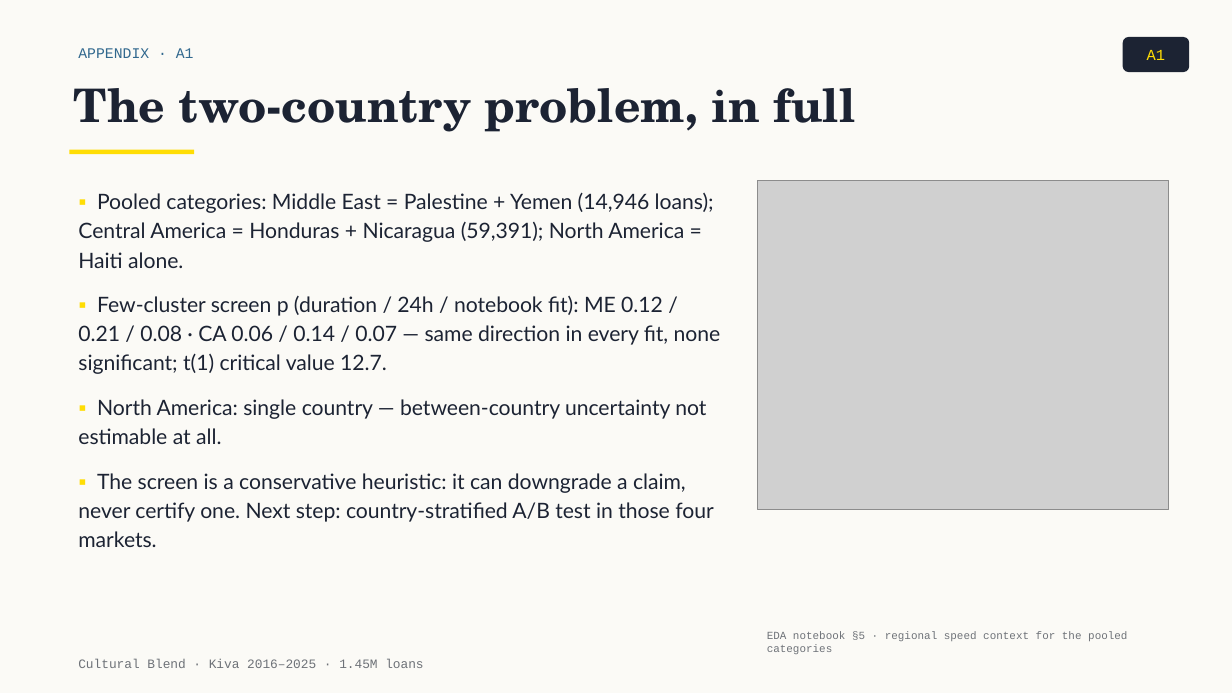
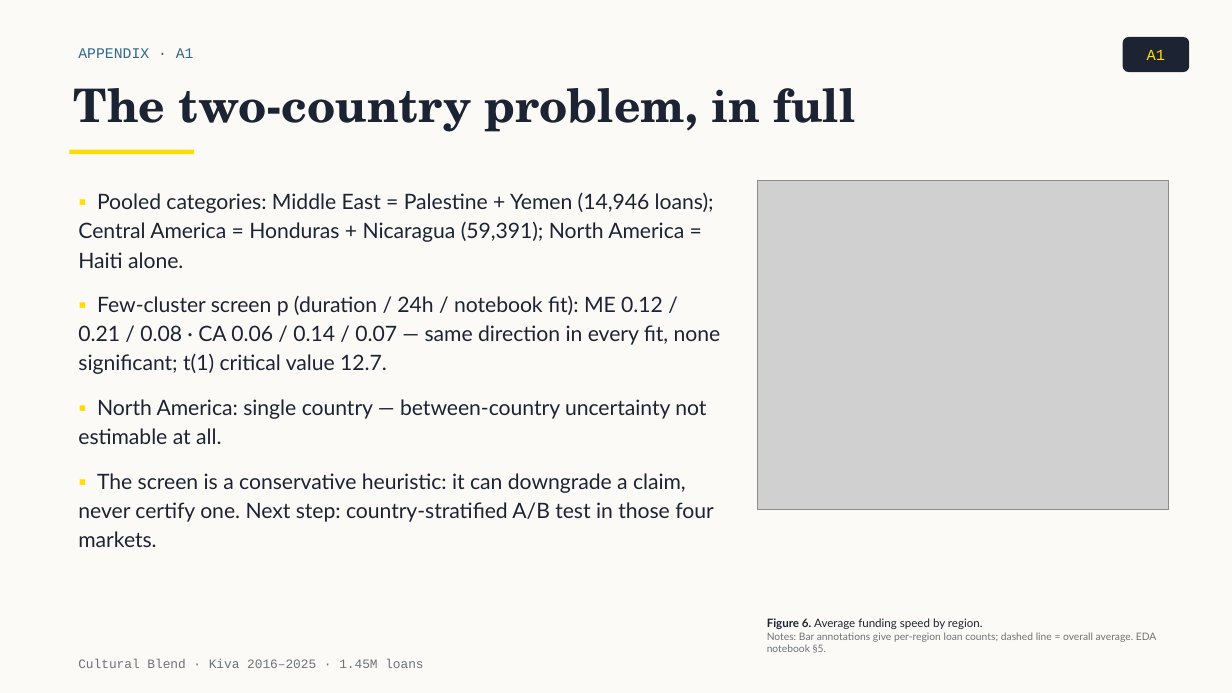
Before and after one commit to tuannm3812/unsw-ma-hackathon-2026, a slide deck: slide 12 of docs/presentation/slides_draft.pptx. Drawn at 1232x693 pixels with LibreOffice and Linux fonts; fonts in the diff are those of the drawing; grey boxes stand for pictures. Boxes give left, top, right and bottom in pixels: in the first picture for what was removed or moved away, otherwise in the second. Text is boxed around its words. In the diff, an @@ line names an element or a change of style, - is before the commit and + after.

```diff
--- a/docs/presentation/slides_draft.pptx
+++ b/docs/presentation/slides_draft.pptx
@@ text at [767, 618, 1157, 653]: text changed; size 8.5 to 8 pt; font Courier New to Lato @@
-EDA notebook §5 · regional speed context for the pooled categories
+Figure 6. Average funding speed by region.
+Notes: Bar annotations give per-region loan counts; dashed line = overall average. EDA notebook §5.
```
Also in this commit, not shown: 7 other slides changed, 10 other files.
